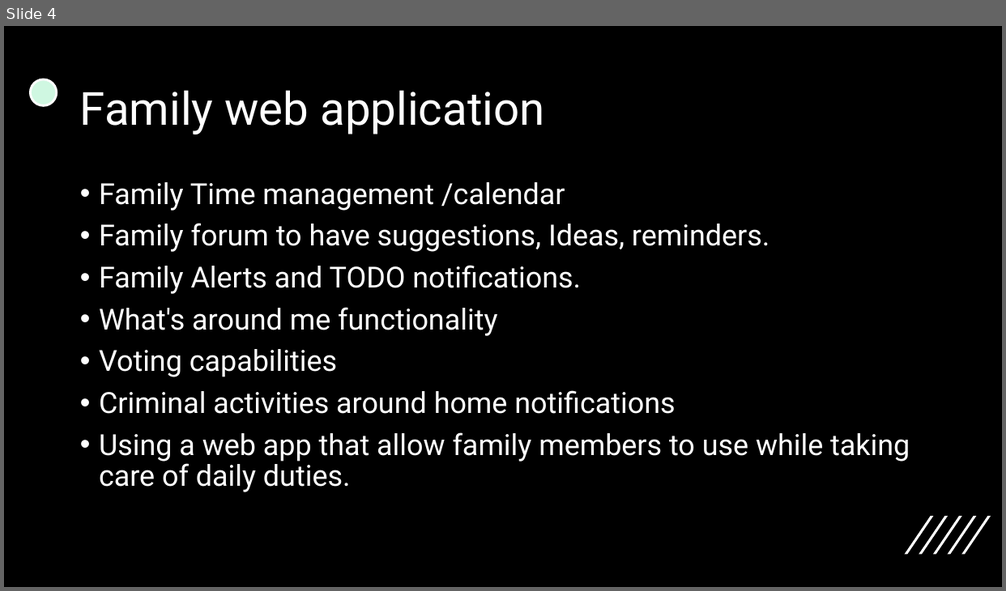
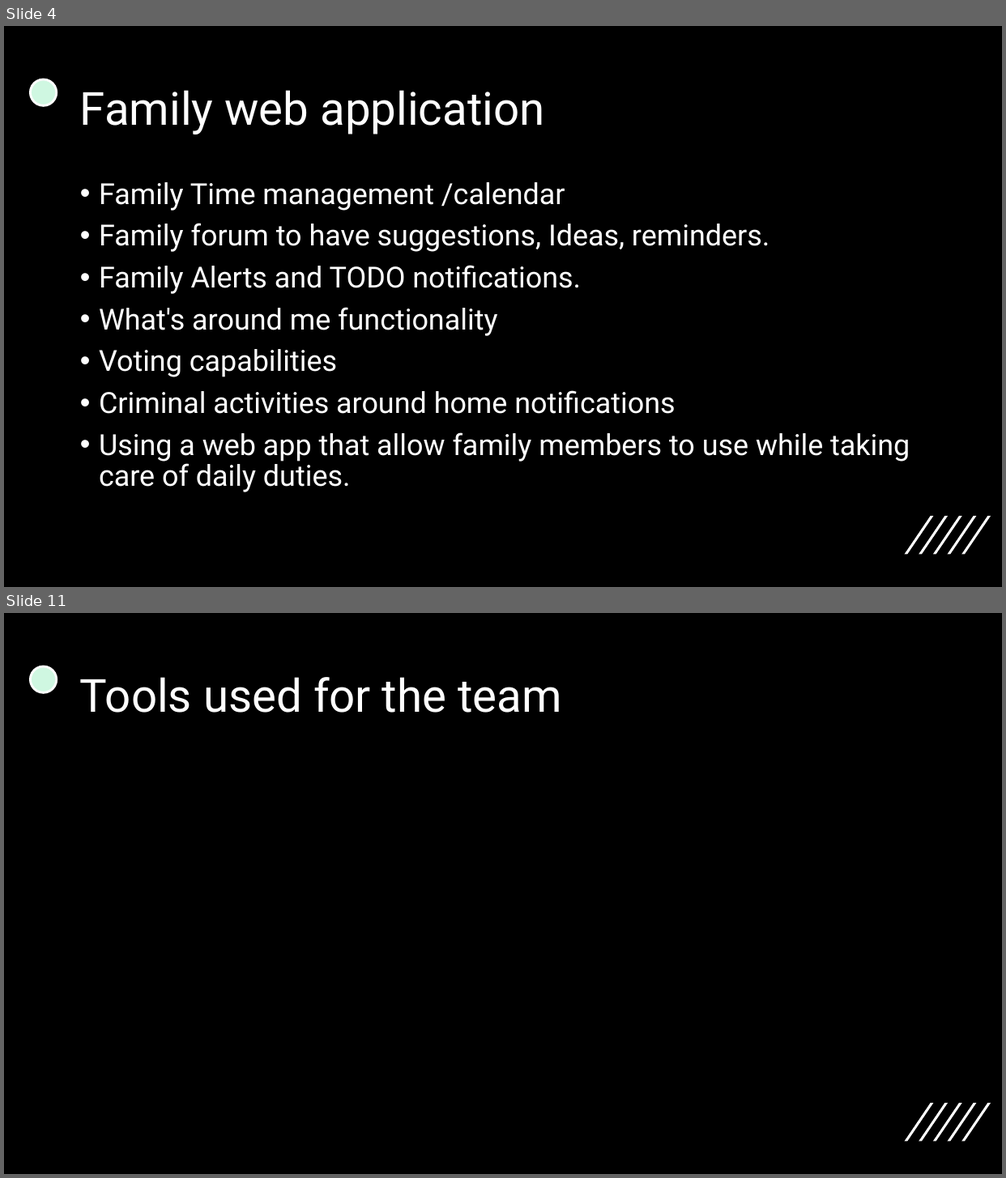
Before and after one commit to Khasaleh/family_app, a slide deck: Presentation1.pptx. Shown one above the other, each under a label of ours: slide 4 before the commit, slides 4 and 11 after it; the slides between them are not shown. The pictures are 1006x591 and 1006x1178 pixels, drawn with LibreOffice and Linux fonts; fonts in the diff are those of the drawing. Boxes give left, top, right and bottom in pixels: in the first picture for what was removed or moved away, otherwise in the second. Text is boxed around its words. In the diff, an @@ line names an element or a change of style, - is before the commit and + after.

```diff
--- a/Presentation1.pptx
+++ b/Presentation1.pptx
@@ slide 11 added at [4,613,1002,1174], background #000000; not listed: 6 template elements that a slide beside it also shows @@
@@ title added at [80,677,561,713], 44 pt, text #FFFFFF @@
+Tools used for the team
```
Also in this commit, not shown: 6 other slides added, 1 slide removed, 1 other file.
